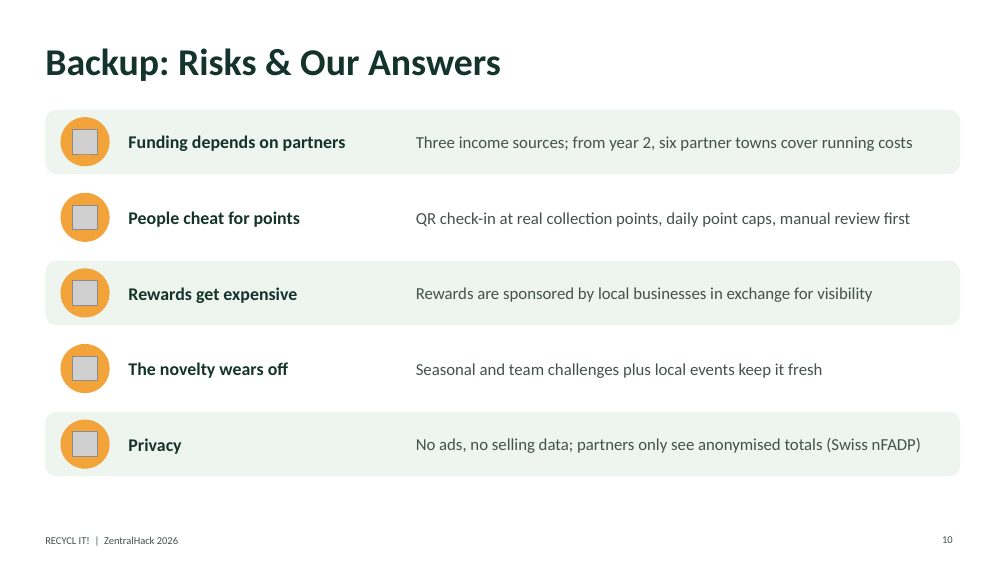
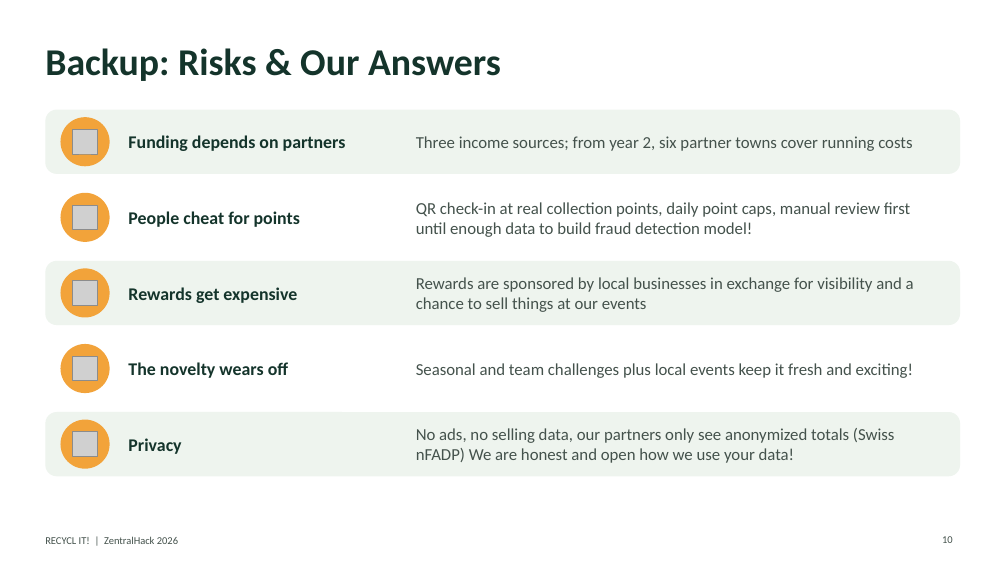
Before and after one commit to Toaster-lab/Zentral-Hack, a slide deck: slide 10 of PowerPoints/RECYCL_IT_final_pitch.pptx. Drawn at 1008x567 pixels with LibreOffice and Linux fonts; fonts in the diff are those of the drawing; grey boxes stand for pictures. Boxes give left, top, right and bottom in pixels: in the first picture for what was removed or moved away, otherwise in the second. Text is boxed around its words. In the diff, an @@ line names an element or a change of style, - is before the commit and + after.

```diff
--- a/PowerPoints/RECYCL_IT_final_pitch.pptx
+++ b/PowerPoints/RECYCL_IT_final_pitch.pptx
@@ text at (x1=416, y1=202, x2=910, y2=237): text changed @@
-QR check-in at real collection points, daily point caps, manual review first
+QR check-in at real collection points, daily point caps, manual review first until enough data to build fraud detection model!
@@ text at (x1=416, y1=277, x2=914, y2=312): text changed @@
-Rewards are sponsored by local businesses in exchange for visibility
+Rewards are sponsored by local businesses in exchange for visibility and a chance to sell things at our events
@@ text at (x1=416, y1=363, x2=913, y2=378): text changed @@
-Seasonal and team challenges plus local events keep it fresh
+Seasonal and team challenges plus local events keep it fresh and exciting!
@@ text at (x1=416, y1=428, x2=895, y2=463): text changed @@
-No ads, no selling data; partners only see anonymised totals (Swiss nFADP)
+No ads, no selling data, our partners only see anonymized totals (Swiss nFADP) We are honest and open how we use your data!
```
Also in this commit, not shown: 7 other slides changed.
